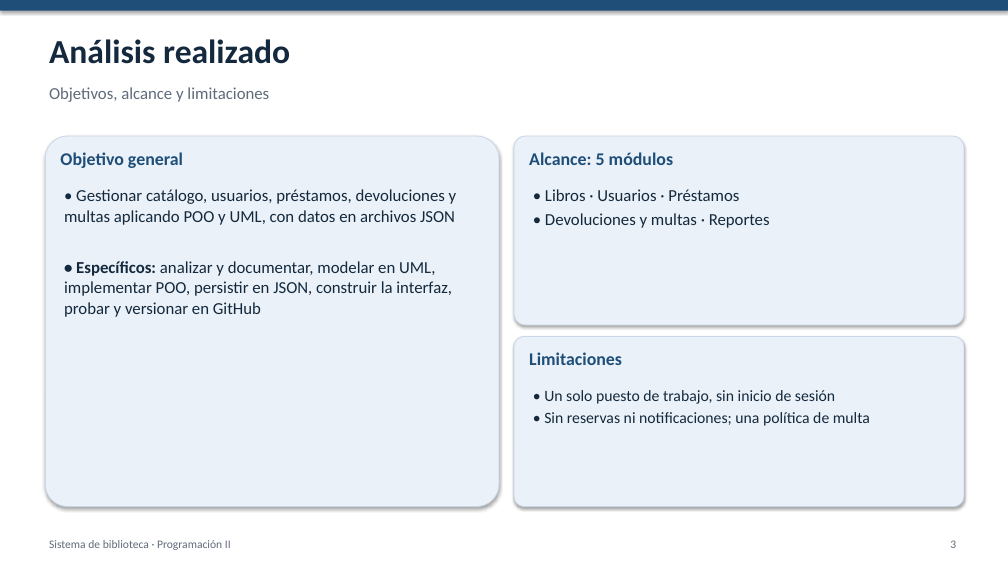
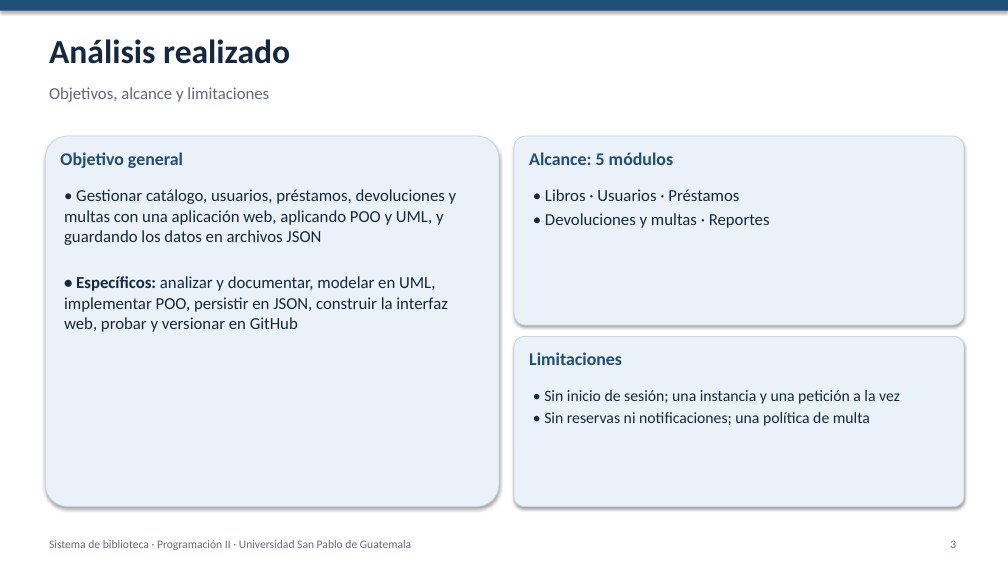
Before and after one commit to USPG-Angels-Workspace/sistema-biblioteca, a slide deck: slide 3 of docs/Presentacion.pptx. Drawn at 1008x567 pixels with LibreOffice and Linux fonts; fonts in the diff are those of the drawing. Boxes give left, top, right and bottom in pixels: in the first picture for what was removed or moved away, otherwise in the second. Text is boxed around its words. In the diff, an @@ line names an element or a change of style, - is before the commit and + after.

Commit message:
docs: actualiza la presentación con la arquitectura MVC, las capturas web y los datos del equipo

```diff
--- a/docs/Presentacion.pptx
+++ b/docs/Presentacion.pptx
@@ text at (64, 189, 457, 245): text changed @@
-• Gestionar catálogo, usuarios, préstamos, devoluciones y multas aplicando POO y UML, con datos en archivos JSON
+• Gestionar catálogo, usuarios, préstamos, devoluciones y multas con una aplicación web, aplicando POO y UML, y guardando los datos en archivos JSON
@@ text at (64, 276, 448, 332): text changed @@
-• Específicos: analizar y documentar, modelar en UML, implementar POO, persistir en JSON, construir la interfaz, probar y versionar en GitHub
+• Específicos: analizar y documentar, modelar en UML, implementar POO, persistir en JSON, construir la interfaz web, probar y versionar en GitHub
@@ text at (544, 390, 900, 404): text changed @@
-• Un solo puesto de trabajo, sin inicio de sesión
+• Sin inicio de sesión; una instancia y una petición a la vez
@@ text at (49, 540, 411, 550): text changed @@
-Sistema de biblioteca · Programación II
+Sistema de biblioteca · Programación II · Universidad San Pablo de Guatemala
```
Also in this commit, not shown: 15 other slides changed, 2 slides added, 2 slides removed.
